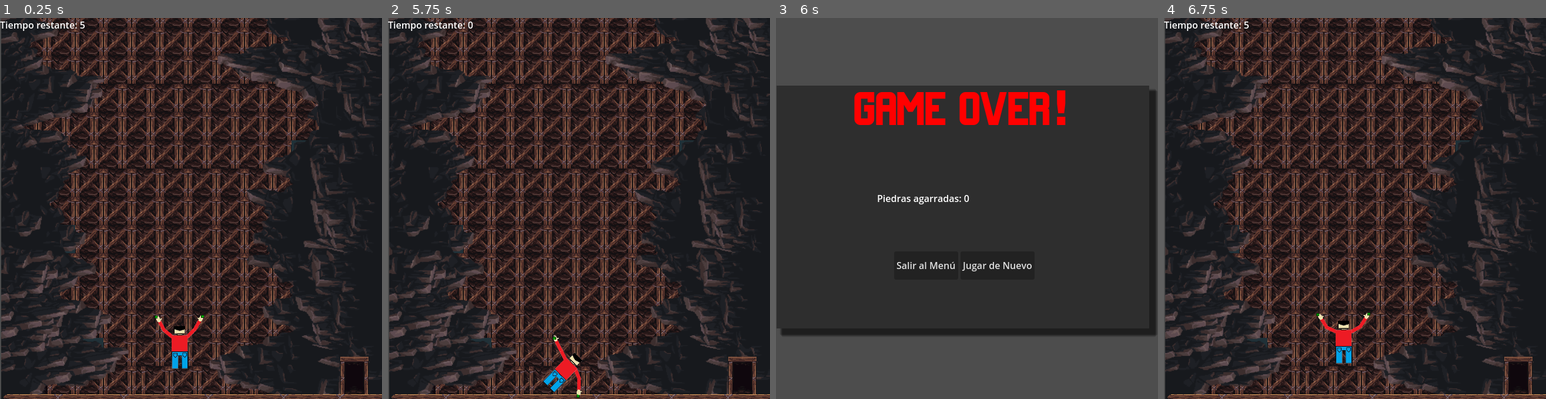
Above: before the commit, frames 1-4 (left to right).
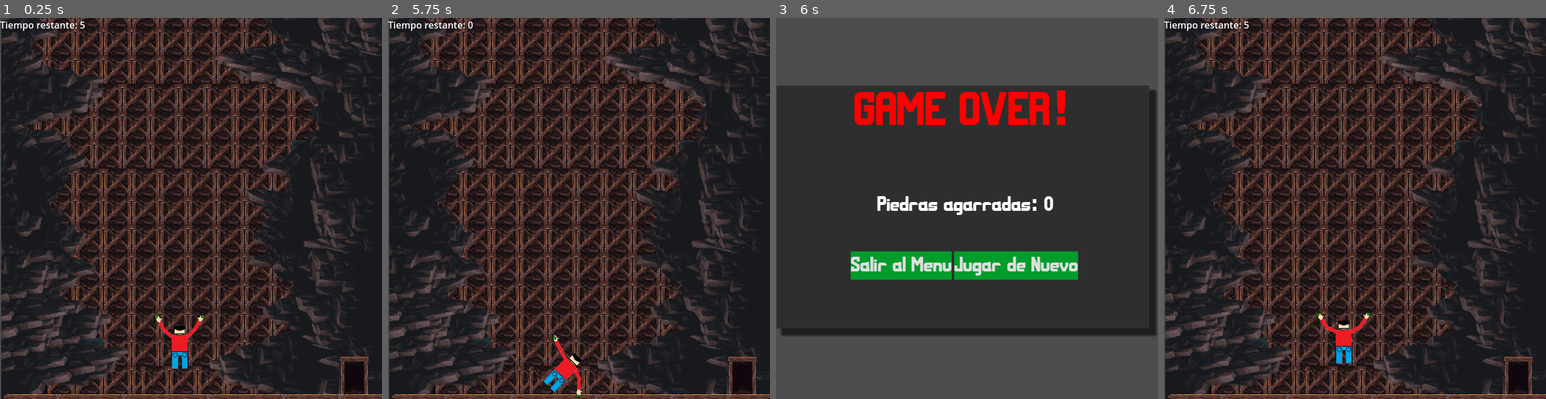
Above: after the commit, the same moments.

Repository: Detmermedina/climbingPepe
Game: Godot game, scene res://mapa/nivel2/nivel2.tscn
Two runs of this game, one before a commit and one after it. Both use one fixed random seed, a clock stepped at 60 frames per second and the inputs below. This scene is started directly instead of the project's main scene. The engine's default icon, where the game draws it, is replaced by a stand-in: a white triangle on a blue panel in a dark square.
Inputs:
- Up to frame 1 (0.25 s): no input
- Up to frame 2 (5.75 s): hold Right (move_right_der) 0.53-1.28 s; hold / (agarrar_der) 0.53-1.28 s; hold Down (move_down_der) 1.28-2.03 s; tap / (agarrar_der) at 1.35, 2.85, 4.35 s; hold Right (move_right_der) 2.03-2.78 s; hold / (agarrar_der) 2.03-2.78 s; hold Up (move_up_der) 2.78-3.53 s; hold / (agarrar_der) 3.53-4.28 s; hold Shift (agarrar_izq) 3.53-5.03 s; tap Enter at 4.25 s; hold Down (move_down_der) from 5.03 s (still down); hold / (agarrar_der) from 5.03 s (still down)
- Up to frame 3 (6 s): release Down (move_down_der) at 5.78 s; release / (agarrar_der) at 5.78 s; hold Right (move_right_der) from 5.78 s (still down); tap / (agarrar_der) at 5.85 s
- Up to frame 4 (6.75 s): release Right (move_right_der) at 6.5 s; click "Jugar de Nuevo" at 6.5 s

Frames 1-2 are identical in both runs. In frame 3, 5.3% of the frame differs, in the area x 19-80%, y 46-69%; in frame 4, nothing differs.

Commit message:
Colorear Game over nivel 2

Diff:
--- a/paneles/panel_gameover/game_over_menu.tscn
+++ b/paneles/panel_gameover/game_over_menu.tscn
@@ -83,9 +83,9 @@
 script = ExtResource("1_k5p3i")
 
 [node name="HighScore" type="Label" parent="."]
-offset_left = 153.0
+offset_left = 133.0
 offset_top = 266.0
-offset_right = 423.0
+offset_right = 403.0
 offset_bottom = 313.0
 theme_override_fonts/font = ExtResource("2_a6r0j")
 theme_override_font_sizes/font_size = 35
--- a/paneles/panel_gameover_nivel2/derrotaN2.tscn
+++ b/paneles/panel_gameover_nivel2/derrotaN2.tscn
@@ -10,6 +10,16 @@
 
 [sub_resource type="StyleBoxFlat" id="StyleBoxFlat_jwqxo"]
 bg_color = Color(0, 0, 0, 0)
+
+[sub_resource type="StyleBoxFlat" id="StyleBoxFlat_lau3p"]
+bg_color = Color(0, 0.611765, 0.172549, 1)
+
+[sub_resource type="StyleBoxFlat" id="StyleBoxFlat_2cdox"]
+
+[sub_resource type="StyleBoxFlat" id="StyleBoxFlat_cvetx"]
+
+[sub_resource type="StyleBoxFlat" id="StyleBoxFlat_rmo3o"]
+bg_color = Color(0, 0.611765, 0.172549, 1)
 
 [node name="DerrotaN2" type="CanvasLayer"]
 script = ExtResource("1_bt51u")
@@ -55,10 +65,18 @@
 
 [node name="VolverMenu" type="Button" parent="GameOverPanel/HBoxContainer"]
 layout_mode = 2
+theme_override_fonts/font = ExtResource("2_yn2ft")
+theme_override_font_sizes/font_size = 35
+theme_override_styles/normal = SubResource("StyleBoxFlat_lau3p")
 text = "Salir al Menú"
 
 [node name="JugarDeNuevo" type="Button" parent="GameOverPanel/HBoxContainer"]
 layout_mode = 2
+theme_override_fonts/font = ExtResource("2_yn2ft")
+theme_override_font_sizes/font_size = 35
+theme_override_styles/hover = SubResource("StyleBoxFlat_2cdox")
+theme_override_styles/pressed = SubResource("StyleBoxFlat_cvetx")
+theme_override_styles/normal = SubResource("StyleBoxFlat_rmo3o")
 text = "Jugar de Nuevo"
 
 [node name="Score" type="Label" parent="."]
@@ -66,6 +84,8 @@
 offset_top = 295.0
 offset_right = 488.0
 offset_bottom = 318.0
+theme_override_fonts/font = ExtResource("2_yn2ft")
+theme_override_font_sizes/font_size = 35
 text = "Piedras agarradas: 0"
 
 [connection signal="pressed" from="GameOverPanel/HBoxContainer/VolverMenu" to="." method="_on_volver_menu_pressed"]
Not shown: 1 places in paneles/panel_gameover_nivel2/derrotaN2.tscn that only renumber resources
